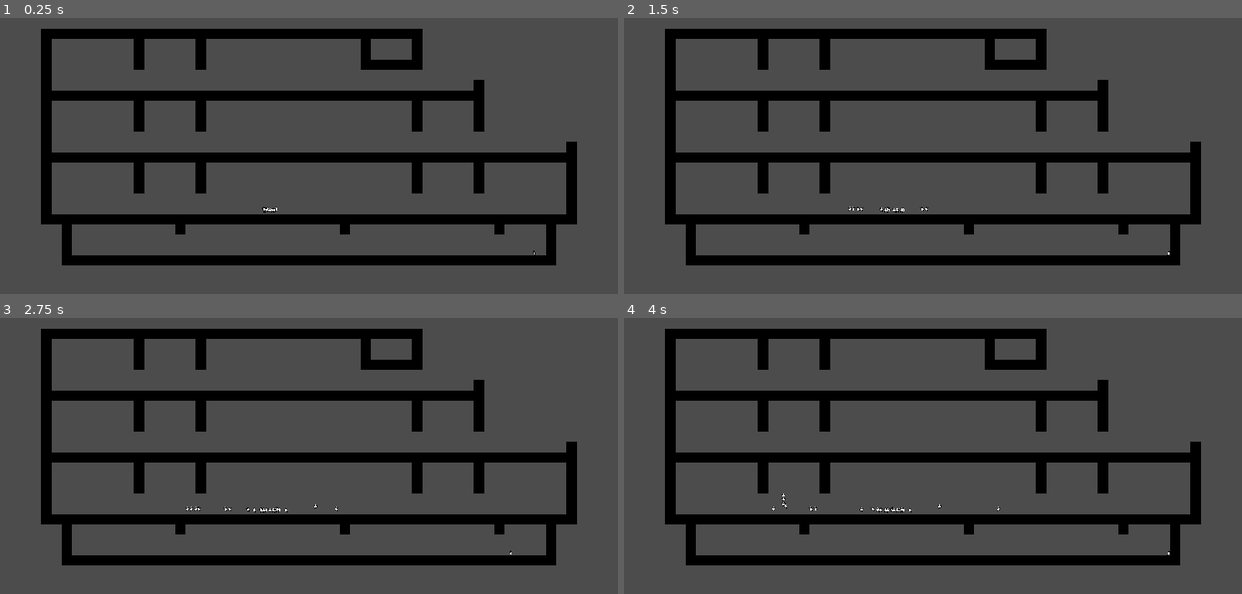
Above: before the commit, frames 1-4 (two rows, left to right).
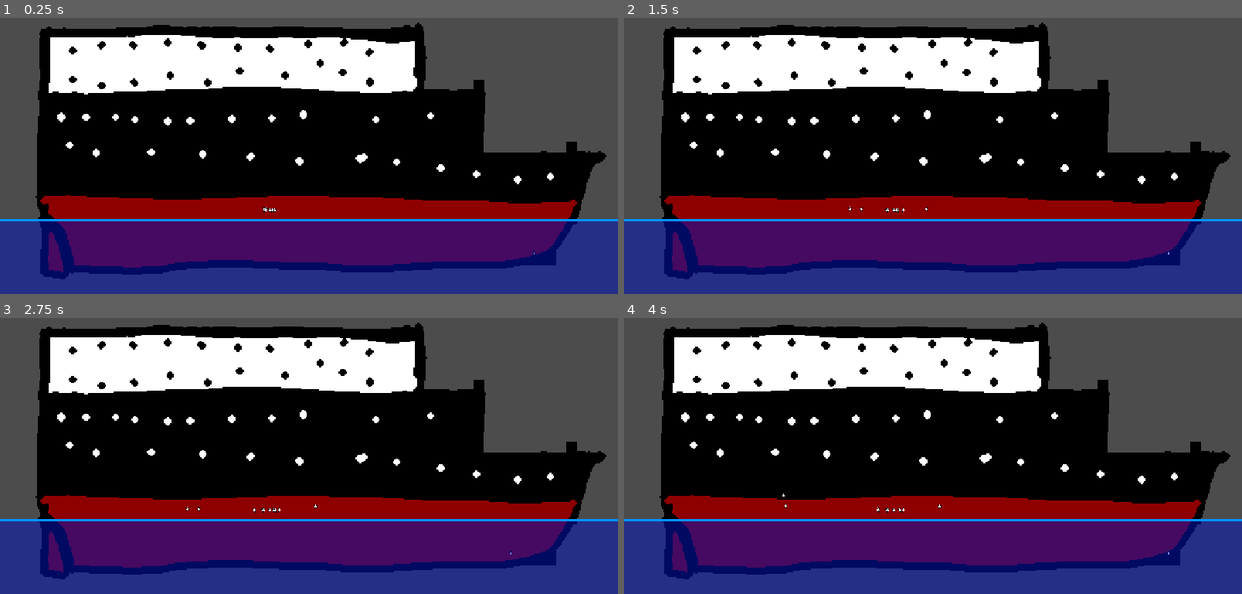
Above: after the commit, the same moments.

Repository: Telkan/10DePerdu
Game: Godot game, scene res://Levels/TestLevel.tscn
Two runs of this game, one before a commit and one after it. Both use one fixed random seed, a clock stepped at 60 frames per second and the inputs below.
Inputs:
- Up to frame 1 (0.25 s): no input
- Up to frame 2 (1.5 s): hold Right (ui_right) from 0.53 s (still down); tap Space (ui_select) at 0.77 s
- Up to frame 3 (2.75 s): tap Space (ui_select) at 1.52 s; release Right (ui_right) at 2.03 s; hold Left (ui_left) from 2.03 s (still down)
- Up to frame 4 (4 s): release Left (ui_left) at 2.78 s; hold Right (ui_right) from 2.78 s (still down); tap Space (ui_select) at 3.02, 3.77 s

The runs differ from the first frame. In frame 1, 69% of the frame differs, in the area x 0-100%, y 1-100%; in frame 2, 69%; in frame 3, 69%; in frame 4, 69%.

Commit message:
Ouais je suis un artiste

Diff:
--- a/Levels/TestLevel.tscn
+++ b/Levels/TestLevel.tscn
@@ -6,6 +6,9 @@
 [ext_resource path="res://Interactables/Hole/HoleGenerationZone.tscn" type="PackedScene" id=4]
 [ext_resource path="res://Levels/TestLevel.gd" type="Script" id=5]
 [ext_resource path="res://Passengers/Passenger.tscn" type="PackedScene" id=6]
+[ext_resource path="res://Decors/Sea/SeaTexture.png" type="Texture" id=7]
+[ext_resource path="res://SeaTextureUnderwater.png" type="Texture" id=8]
+[ext_resource path="res://Decors/Boat/Boat.png" type="Texture" id=9]
 
 [sub_resource type="ConvexPolygonShape2D" id=1]
 points = PoolVector2Array( 32, 32, 0, 32, 0, 0, 32, 0 )
@@ -59,6 +62,7 @@
 
 [node name="Player" parent="." instance=ExtResource( 1 )]
 position = Vector2( 1659.01, 949.832 )
+z_index = 10
 WALK_SPEED = 150
 
 [node name="Level" type="Node2D" parent="."]
@@ -138,6 +142,7 @@
 position = Vector2( 1398.61, 437.264 )
 
 [node name="Doors" type="Node2D" parent="Level"]
+z_index = 10
 __meta__ = {
 "_edit_lock_": true
 }
@@ -189,6 +194,7 @@
 doorOutPath = NodePath("../LeftB")
 
 [node name="PassengerList" type="Node2D" parent="."]
+z_index = 10
 __meta__ = {
 "_edit_lock_": true
 }
@@ -221,74 +227,34 @@
 position = Vector2( 839.218, 819.436 )
 
 [node name="Passenger10" parent="PassengerList" instance=ExtResource( 6 )]
-position = Vector2( 839.218, 819.436 )
-
-[node name="Passenger11" parent="PassengerList" instance=ExtResource( 6 )]
-position = Vector2( 839.218, 819.436 )
-
-[node name="Passenger12" parent="PassengerList" instance=ExtResource( 6 )]
-position = Vector2( 839.218, 819.436 )
-
-[node name="Passenger13" parent="PassengerList" instance=ExtResource( 6 )]
-position = Vector2( 839.218, 819.436 )
-
-[node name="Passenger14" parent="PassengerList" instance=ExtResource( 6 )]
-position = Vector2( 839.218, 819.436 )
-
-[node name="Passenger15" parent="PassengerList" instance=ExtResource( 6 )]
-position = Vector2( 839.218, 819.436 )
-
-[node name="Passenger16" parent="PassengerList" instance=ExtResource( 6 )]
-position = Vector2( 839.218, 819.436 )
-
-[node name="Passenger17" parent="PassengerList" instance=ExtResource( 6 )]
-position = Vector2( 839.218, 819.436 )
-
-[node name="Passenger18" parent="PassengerList" instance=ExtResource( 6 )]
-position = Vector2( 839.218, 819.436 )
-
-[node name="Passenger19" parent="PassengerList" instance=ExtResource( 6 )]
-position = Vector2( 839.218, 819.436 )
-
-[node name="Passenger20" parent="PassengerList" instance=ExtResource( 6 )]
-position = Vector2( 839.218, 819.436 )
-
-[node name="Passenger21" parent="PassengerList" instance=ExtResource( 6 )]
-position = Vector2( 839.218, 819.436 )
-
-[node name="Passenger22" parent="PassengerList" instance=ExtResource( 6 )]
-position = Vector2( 839.218, 819.436 )
-
-[node name="Passenger23" parent="PassengerList" instance=ExtResource( 6 )]
-position = Vector2( 839.218, 819.436 )
-
-[node name="Passenger24" parent="PassengerList" instance=ExtResource( 6 )]
-position = Vector2( 839.218, 819.436 )
-
-[node name="Passenger25" parent="PassengerList" instance=ExtResource( 6 )]
-position = Vector2( 839.218, 819.436 )
-
-[node name="Passenger26" parent="PassengerList" instance=ExtResource( 6 )]
-position = Vector2( 839.218, 819.436 )
-
-[node name="Passenger27" parent="PassengerList" instance=ExtResource( 6 )]
-position = Vector2( 839.218, 819.436 )
-
-[node name="Passenger28" parent="PassengerList" instance=ExtResource( 6 )]
-position = Vector2( 839.218, 819.436 )
-
-[node name="Passenger29" parent="PassengerList" instance=ExtResource( 6 )]
-position = Vector2( 839.218, 819.436 )
-
-[node name="Passenger30" parent="PassengerList" instance=ExtResource( 6 )]
 position = Vector2( 839.218, 819.436 )
 
 [node name="HoleCreator" parent="." instance=ExtResource( 4 )]
 position = Vector2( 1071.18, 922.078 )
+z_index = 10
 sizeX = 450
 sizeY = 30
 
 [node name="Timer" type="Timer" parent="HoleCreator"]
 autostart = true
 
+[node name="SeaTexture" type="Sprite" parent="."]
+position = Vector2( 1002.71, 851.247 )
+scale = Vector2( 1, 0.0256549 )
+z_index = 1
+texture = ExtResource( 7 )
+region_enabled = true
+region_rect = Rect2( 0, 0, 2500, 256 )
+
+[node name="SeaTextureUnderwater" type="Sprite" parent="."]
+process_priority = 1
+position = Vector2( 983.089, 982.626 )
+z_index = 10
+texture = ExtResource( 8 )
+
+[node name="Boat" type="Sprite" parent="."]
+position = Vector2( 976.256, 610.154 )
+scale = Vector2( 3.76231, 3.76231 )
+texture = ExtResource( 9 )
+
 [connection signal="timeout" from="HoleCreator/Timer" to="HoleCreator" method="_on_Timer_timeout"]
Binary file added: Decors/Boat/Boat.aseprite
Binary file added: Decors/Boat/Boat.png
Not shown, added: Decors/Boat/Boat.png.import
Binary file added: Decors/Sea/SeaTexture.aseprite
Binary file added: Decors/Sea/SeaTexture.png
Not shown, added: Decors/Sea/SeaTexture.png.import
Binary file added: Decors/Sea/SeaTextureUnderwater.png
Not shown, added: Decors/Sea/SeaTextureUnderwater.png.import
Not shown: 1 places in Levels/TestLevel.tscn that only renumber resources
Binary file added: SeaTextureUnderwater.png
Not shown, added: SeaTextureUnderwater.png.import
